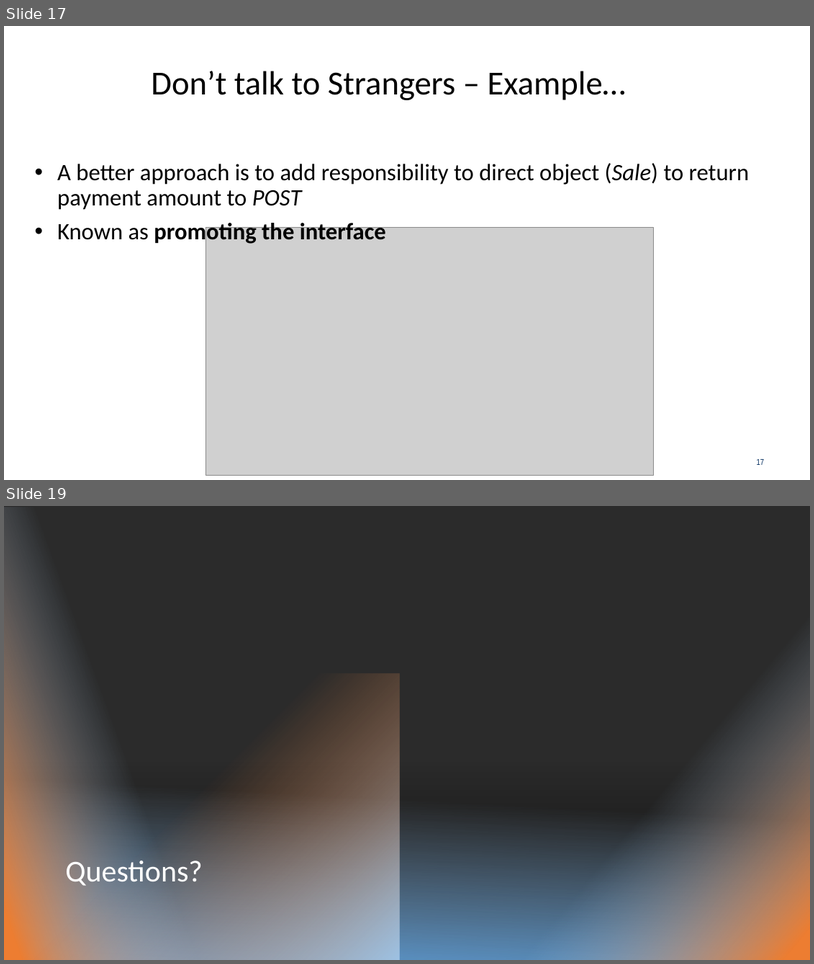
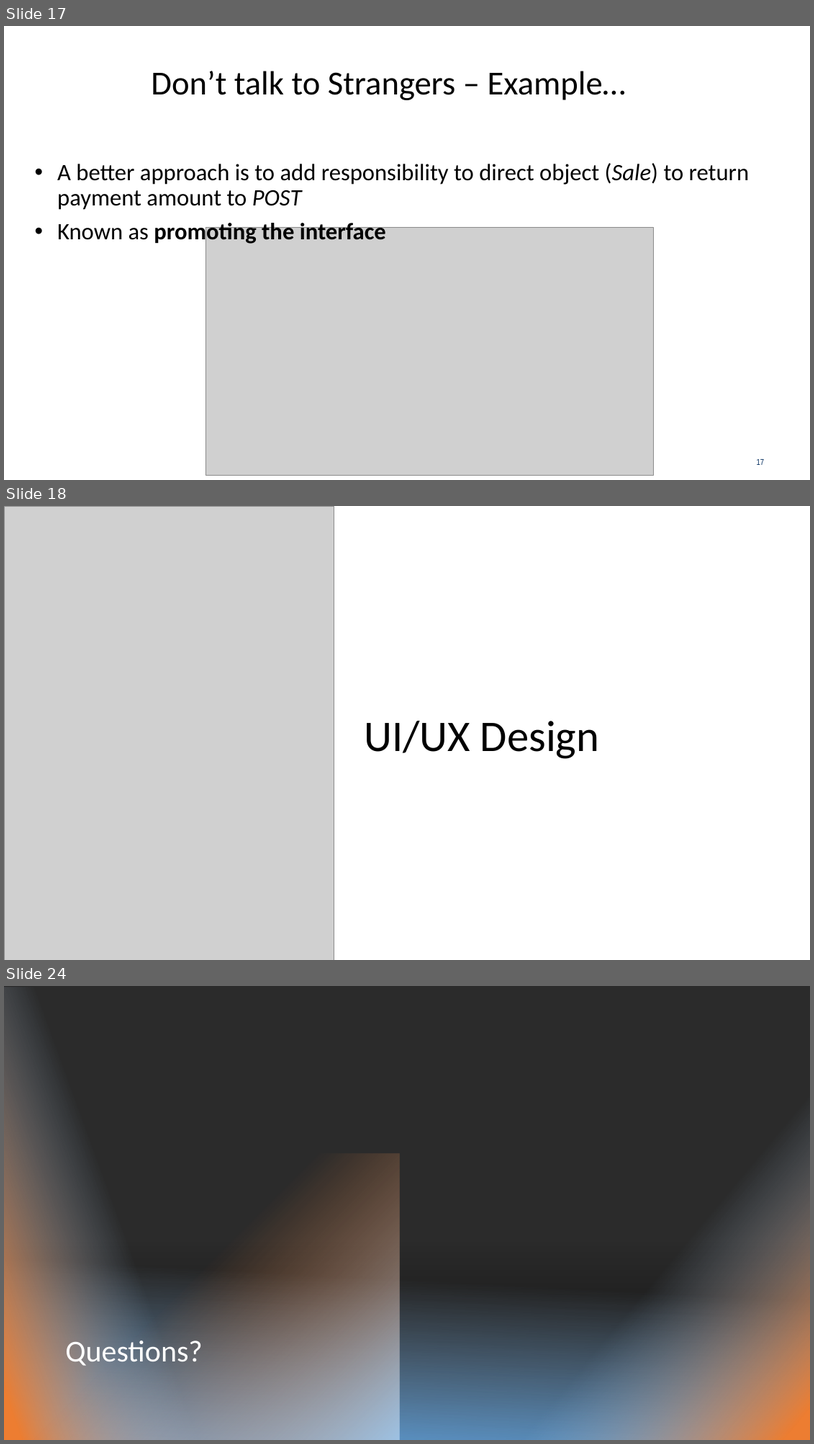
Before and after one commit to kthanasi-git/SW_Engineering, a slide deck: SOFTWARE ENGINEERING/SLIDES/9- Design Priciples III.pptx. Shown one above the other, each under a label of ours: slides 17 and 19 before the commit, slides 17, 18 and 24 after it; the slides between them are not shown. The pictures are 814x964 and 814x1444 pixels, drawn with LibreOffice and Linux fonts; fonts in the diff are those of the drawing; grey boxes stand for pictures; background and template pictures are left out; a plain dark background stands for a picture behind light text. Boxes give left, top, right and bottom in pixels: in the first picture for what was removed or moved away, otherwise in the second. Text is boxed around its words. In the diff, an @@ line names an element or a change of style, - is before the commit and + after.

```diff
--- a/SOFTWARE ENGINEERING/SLIDES/9- Design Priciples III.pptx
+++ b/SOFTWARE ENGINEERING/SLIDES/9- Design Priciples III.pptx
@@ slide 18 added at (x1=4, y1=506, x2=810, y2=960), background #FFFFFF @@
@@ picture added at (x1=4, y1=506, x2=334, y2=960) @@
@@ title added at (x1=364, y1=721, x2=599, y2=759), 52 pt, text #000000 @@
+UI/UX Design
@@ what was slide 19 is now slide 24 @@
```
Also in this commit, not shown: 2 slides changed, 4 other slides added, 9 other files.
